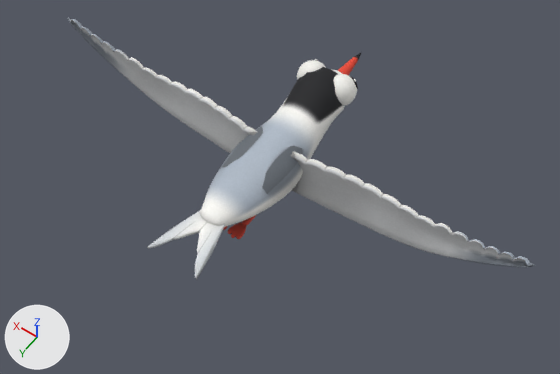
The FBX model Assets/Models/Aves/Ave_Charran/Ave_Charran.fbx, before and after one commit.
Rendered twice from a 50 mm lens placed at (-1.24, 1.61, 2.52), pointed at (-0.08, -0.02, -0.05). The lights are fixed; the arrows at lower left show +X, +Y and +Z. The picture after the commit comes second. Where no turn or scale is listed for an object, it has been applied to the vertices.

Objects in the first picture: 'Ala_D', 'Ala_I', 'Cuerpo'.
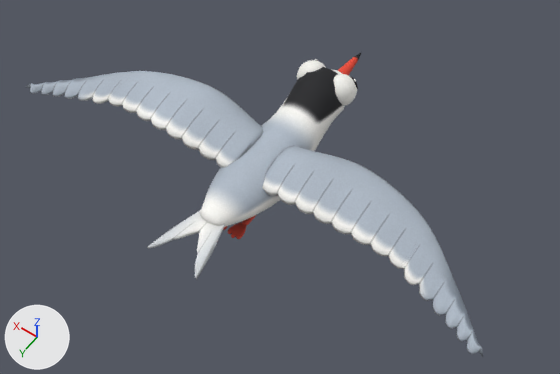
Changed parts and their boxes (x1, y1, x2, y2) in the pictures (560 x 374 px):
```json
{"object": "R_wing", "change": "now drawn", "after": [262, 146, 483, 357]}
{"object": "L_wing", "change": "now drawn", "after": [26, 71, 263, 168]}
{"object": "Ala_D", "change": "deleted", "before": [291, 152, 535, 268]}
{"object": "Ala_I", "change": "deleted", "before": [67, 17, 257, 153]}
```

Scene script edits in JSON lines:
```json
{"op": "add", "block": "me_l_wing", "code": ["me_l_wing = bpy.data.meshes.new('L_wing')", "me_l_wing.from_pydata(...)  # 743 vertices, 754 faces; spans x -0.052..1.023, y -0.034..0.086, z -0.306..0.13", "me_l_wing.materials.append(mat_m_ave_charran)  # picture img_ave_charran_basecolor_png"]}
{"op": "add", "block": "me_r_wing", "code": ["me_r_wing = bpy.data.meshes.new('R_wing')", "me_r_wing.from_pydata(...)  # 743 vertices, 754 faces; spans x -1.023..0.052, y -0.034..0.086, z -0.306..0.13", "me_r_wing.materials.append(mat_m_ave_charran)  # picture img_ave_charran_basecolor_png"]}
{"op": "remove", "block": "ob_ala_i", "code": ["ob_ala_i = bpy.data.objects.new('Ala_I', me_ala_i)", "ob_ala_i.location = (0.1, -0.09, -0.05)"]}
{"op": "remove", "block": "ob_ala_d", "code": ["ob_ala_d = bpy.data.objects.new('Ala_D', me_ala_d)", "ob_ala_d.location = (-0.1, -0.09, -0.05)"]}
{"op": "set", "path": "ob_r_wing", "old": "bpy.data.objects.new('R_wing', None)", "new": "bpy.data.objects.new('R_wing', me_r_wing)"}
{"op": "set", "path": "ob_l_wing", "old": "bpy.data.objects.new('L_wing', None)", "new": "bpy.data.objects.new('L_wing', me_l_wing)"}
```
